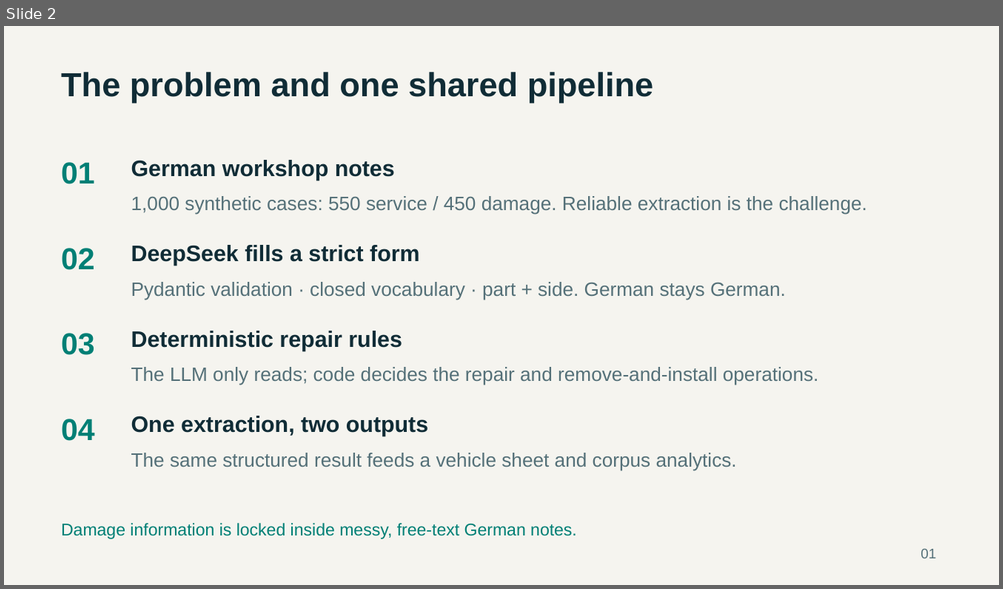
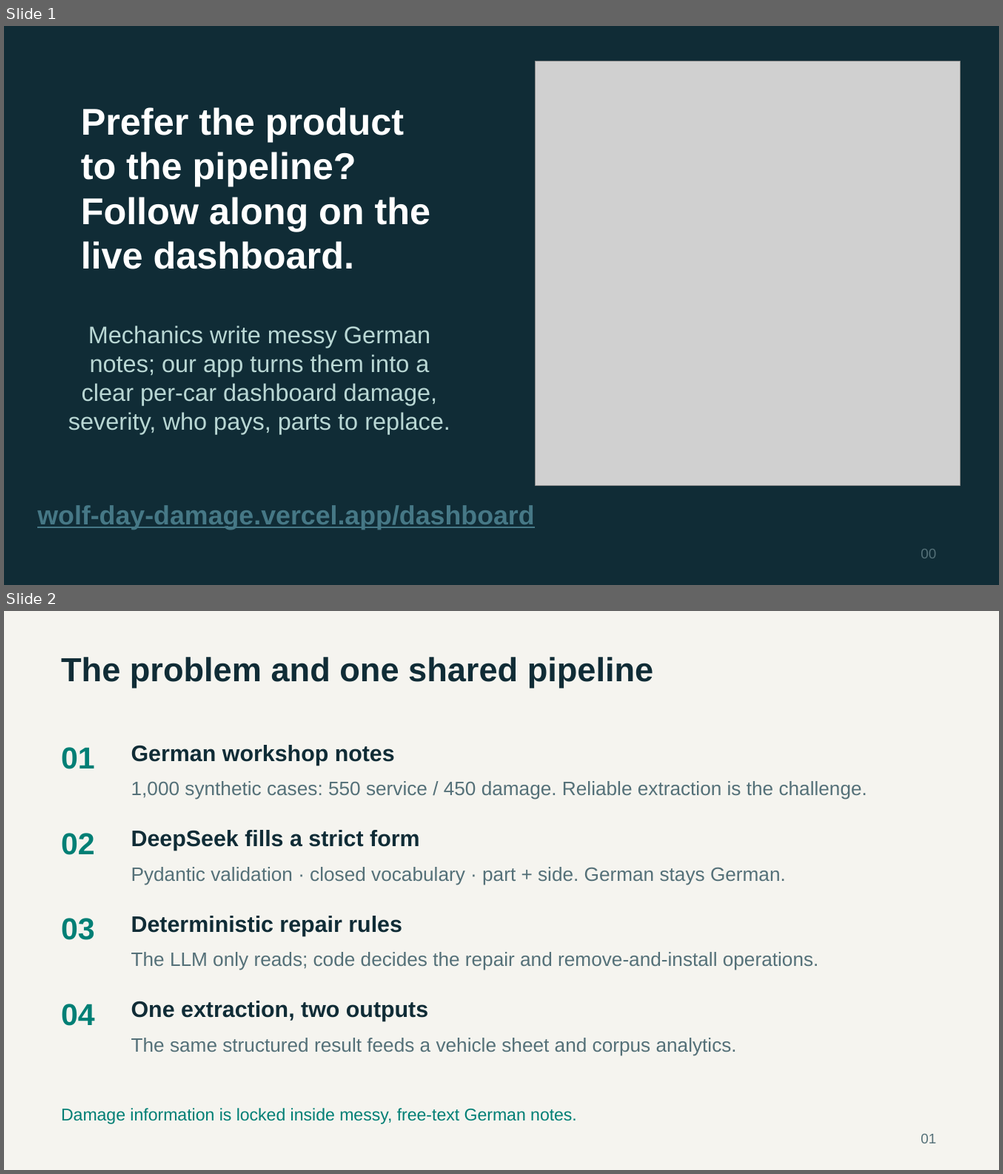
Before and after one commit to fruitsamurai97/wolf-day-damage, a slide deck: Data/Presentation_Hackathon_Damage_Intelligence_EN.pptx. Shown one above the other, each under a label of ours: slide 2 before the commit, slides 1 and 2 after it. The pictures are 1003x589 and 1003x1174 pixels, drawn with LibreOffice and Linux fonts; fonts in the diff are those of the drawing; grey boxes stand for pictures. Boxes give left, top, right and bottom in pixels: in the first picture for what was removed or moved away, otherwise in the second. Text is boxed around its words. In the diff, an @@ line names an element or a change of style, - is before the commit and + after.

```diff
--- a/Data/Presentation_Hackathon_Damage_Intelligence_EN.pptx
+++ b/Data/Presentation_Hackathon_Damage_Intelligence_EN.pptx
@@ slide 1 added at box(4, 26, 999, 585), background #102C36 @@
@@ picture added at box(535, 61, 960, 486) @@
@@ text added at box(81, 107, 431, 269), 36 pt, text #FFFFFF, bold @@
+Prefer the product to the pipeline?
+Follow along on the live dashboard.
@@ text added at box(68, 326, 450, 434), 23.2 pt, text #B9D7D4 @@
+Mechanics write messy German notes; our app turns them into a clear per-car dashboard damage, severity, who pays, parts to replace.
@@ text added at box(37, 506, 534, 530), 25.5 pt, text #467886, bold, underline @@
+wolf-day-damage.vercel.app/dashboard
@@ text added at box(920, 549, 936, 559), 13.5 pt, text #547078 @@
+00
```
Also in this commit, not shown: 1 slide removed, 5 other files.
